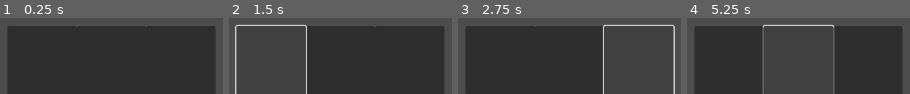
Above: before the commit, frames 1-4 (left to right).
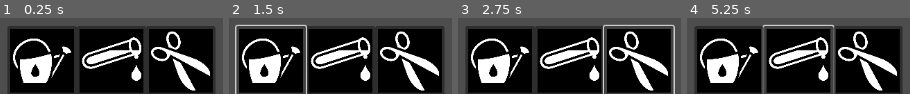
Above: after the commit, the same moments.

Repository: ArtGarci/AstroPonics
Game: Godot game, scene res://Objects/ChrisMonteleoneUI.tscn
Two runs of this game, one before a commit and one after it. Both use one fixed random seed, a clock stepped at 60 frames per second and the inputs below. The project has no main scene, so this scene is started directly.
Inputs (mouse positions are in pixels of both pictures, inside the frame that each line leads up to):
- Up to frame 1 (0.25 s): no input
- Up to frame 2 (1.5 s): click (340, 60) at 0.5 s; click (271, 60) at 1.25 s
- Up to frame 3 (2.75 s): click (638, 60) at 2 s
- Up to frame 4 (5.25 s): click (798, 60) at 2.75 s; click (729, 60) at 3.5 s; click (867, 60) at 4.25 s; click (798, 60) at 5 s

The runs differ from the first frame. In frame 1, 71% of the frame differs, in the area x 4-96%, y 14-99%; in frame 2, 71%; in frame 3, 71%; in frame 4, 71%.

Commit message:
UI - Fixed Images Not Appearing
UI - Fixed Images Not Appearing

Diff:
--- a/Objects/ChrisMonteleoneUI.tscn
+++ b/Objects/ChrisMonteleoneUI.tscn
@@ -1,8 +1,8 @@
 [gd_scene load_steps=4 format=3 uid="uid://cy4sbarorkj37"]
 
-[ext_resource type="Texture2D" uid="uid://dt6wf3yiwwses" path="res://chemical-drop.png" id="1_xrjcd"]
-[ext_resource type="Texture2D" uid="uid://d13767nuvwmjc" path="res://watering-can.png" id="2_hfefa"]
-[ext_resource type="Texture2D" uid="uid://eiarechyqb5h" path="res://scissors.png" id="3_seyst"]
+[ext_resource type="Texture2D" uid="uid://caq1mruwgyx8y" path="res://Objects/chemical-drop.png" id="1_ngot2"]
+[ext_resource type="Texture2D" uid="uid://l2ed7rsic4o8" path="res://Objects/watering-can.png" id="2_chsxv"]
+[ext_resource type="Texture2D" uid="uid://p4wv5hiti5g1" path="res://Objects/scissors.png" id="3_lrx8p"]
 
 [node name="Node2D" type="Node2D"]
 
@@ -18,7 +18,7 @@
 offset_bottom = 2.0
 grow_vertical = 0
 tooltip_text = "pH Game"
-icon = ExtResource("1_xrjcd")
+icon = ExtResource("1_ngot2")
 expand_icon = true
 
 [node name="waterMicroGame" type="Button" parent="MicroGames"]
@@ -35,7 +35,7 @@
 grow_vertical = 0
 size_flags_vertical = 8
 tooltip_text = "Watering Game"
-icon = ExtResource("2_hfefa")
+icon = ExtResource("2_chsxv")
 expand_icon = true
 
 [node name="trimMicroGame" type="Button" parent="MicroGames"]
@@ -51,5 +51,5 @@
 grow_horizontal = 0
 grow_vertical = 0
 tooltip_text = "Trimming Game"
-icon = ExtResource("3_seyst")
+icon = ExtResource("3_lrx8p")
 expand_icon = true
Not shown, added: Objects/chemical-drop.png.import
Not shown, added: Objects/scissors.png.import
Not shown, added: Objects/watering-can.png.import
